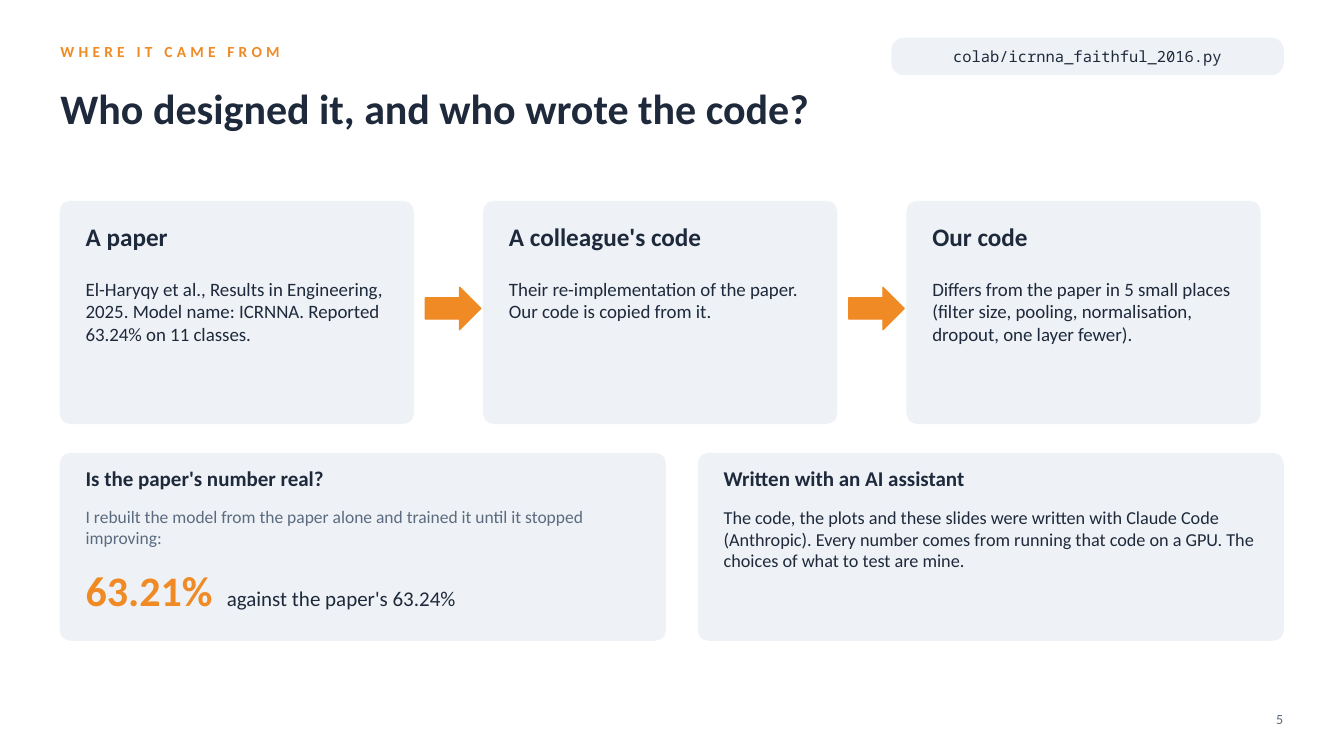
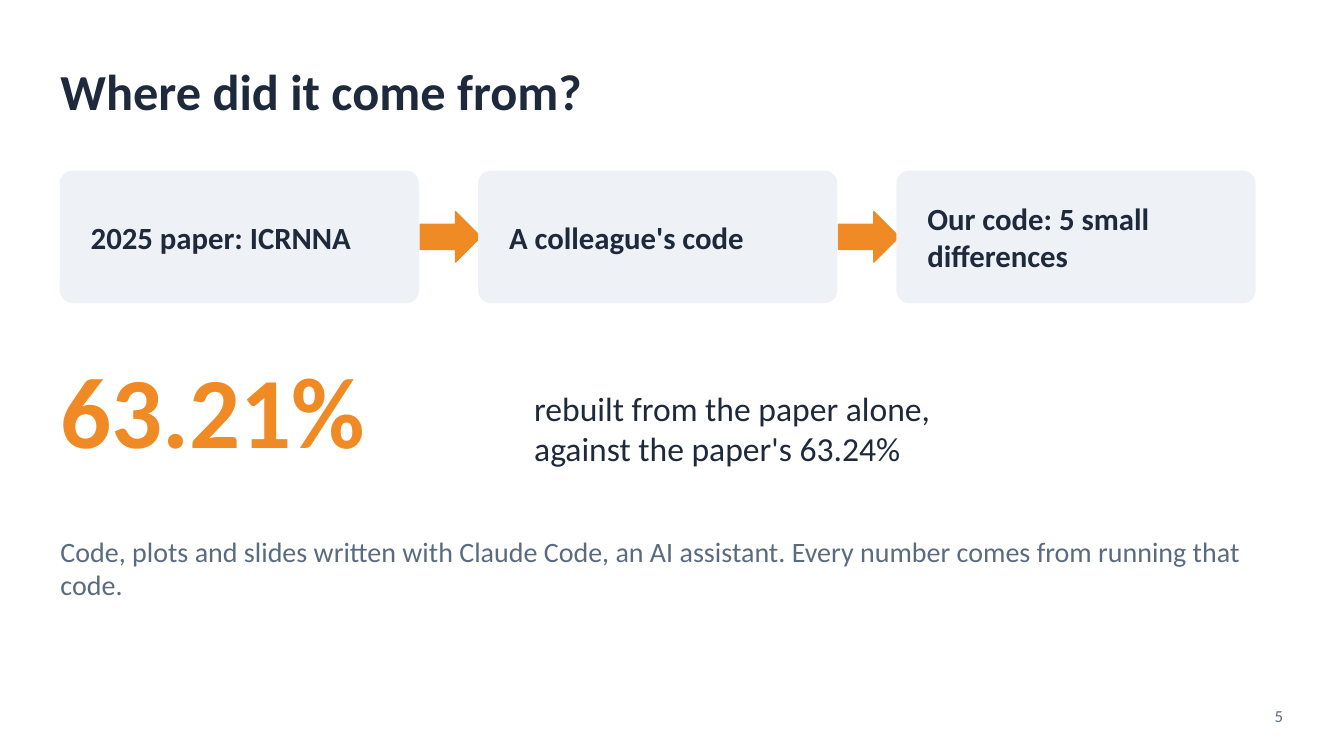
Before and after one commit to YusufBilo78/amc, a slide deck: slide 5 of deck/moshe_2016_simple.pptx. Drawn at 1344x756 pixels with LibreOffice and Linux fonts; fonts in the diff are those of the drawing. Boxes give left, top, right and bottom in pixels: in the first picture for what was removed or moved away, otherwise in the second. Text is boxed around its words. In the diff, an @@ line names an element or a change of style, - is before the commit and + after.

```diff
--- a/deck/moshe_2016_simple.pptx
+++ b/deck/moshe_2016_simple.pptx
@@ rounded rectangle removed at (892, 38, 1284, 75) @@
@@ text removed at (953, 50, 1221, 66) @@
-colab/icrnna_faithful_2016.py
@@ text at (60, 74, 582, 111): text changed; size 11 to 36 pt; text colour #F08A24 to #1E293B @@
-WHERE IT CAME FROM
+Where did it come from?
@@ text removed at (60, 94, 809, 131) @@
-Who designed it, and who wrote the code?
@@ proportions changed in 3 elements at (479, 171, 837, 302), (897, 171, 1255, 302), (60, 171, 418, 302) @@
@@ rounded rectangle: place and size @@
-rounded rectangle at (484, 202, 837, 423)
+rounded rectangle at (60, 171, 418, 302)
@@ vertical alignment top to middle in 3 elements at (60, 74, 582, 111), (927, 208, 1150, 268), (91, 229, 351, 254) @@
@@ rounded rectangle: place and size @@
-rounded rectangle at (60, 202, 413, 423)
+rounded rectangle at (479, 171, 837, 302)
@@ text "A colleague's code" at (509, 227, 743, 255): size 18 to 22 pt; vertical alignment top to middle @@
@@ rounded rectangle: place and size @@
-rounded rectangle at (907, 202, 1260, 423)
+rounded rectangle at (897, 171, 1255, 302)
@@ text at (927, 208, 1150, 268): text changed; size 18 to 22 pt @@
-Our code
+Our code: 5 small differences
@@ text at (91, 229, 351, 254): text changed; size 18 to 22 pt @@
-A paper
+2025 paper: ICRNNA
@@ right arrow: place and size @@
-right arrow at (425, 287, 481, 330)
+right arrow at (420, 212, 481, 262)
@@ right arrow: place and size @@
-right arrow at (849, 287, 904, 330)
+right arrow at (839, 212, 899, 262)
@@ text removed at (86, 283, 382, 341) @@
-El-Haryqy et al., Results in Engineering, 2025. Model name: ICRNNA. Reported 63.24% on 11 classes.
@@ text removed at (932, 283, 1230, 344) @@
-Differs from the paper in 5 small places (filter size, pooling, normalisation, dropout, one layer fewer).
@@ text "rebuilt from the paper alone," at (534, 397, 930, 467): vertical alignment top to bottom @@
@@ text added at (60, 378, 364, 449), 72 pt, text #F08A24, bold @@
+63.21%
@@ text at (534, 397, 930, 467): text changed; size 13.5 to 24 pt @@
-Their re-implementation of the paper. Our code is copied from it.
+rebuilt from the paper alone,
+against the paper's 63.24%
@@ rounded rectangle removed at (60, 454, 665, 640) @@
@@ text removed at (86, 471, 324, 490) @@
-Is the paper's number real?
@@ rounded rectangle removed at (699, 454, 1284, 640) @@
@@ text removed at (724, 471, 964, 486) @@
-Written with an AI assistant
@@ text removed at (86, 511, 583, 547) @@
-I rebuilt the model from the paper alone and trained it until it stopped improving:
@@ text at (60, 542, 1240, 595): text changed; size 13 to 20 pt; text colour #1E293B to #5B6B7F @@
-The code, the plots and these slides were written with Claude Code (Anthropic). Every number comes from running that code on a GPU. The choices of what to test are mine.
+Code, plots and slides written with Claude Code, an AI assistant. Every number comes from running that code.
@@ text removed at (86, 577, 456, 610) @@
-63.21% against the paper's 63.24%
@@ text "5" at (1275, 711, 1283, 722): size 10 to 12 pt @@
```
Also in this commit, not shown: 13 other slides changed, 3 other files.
